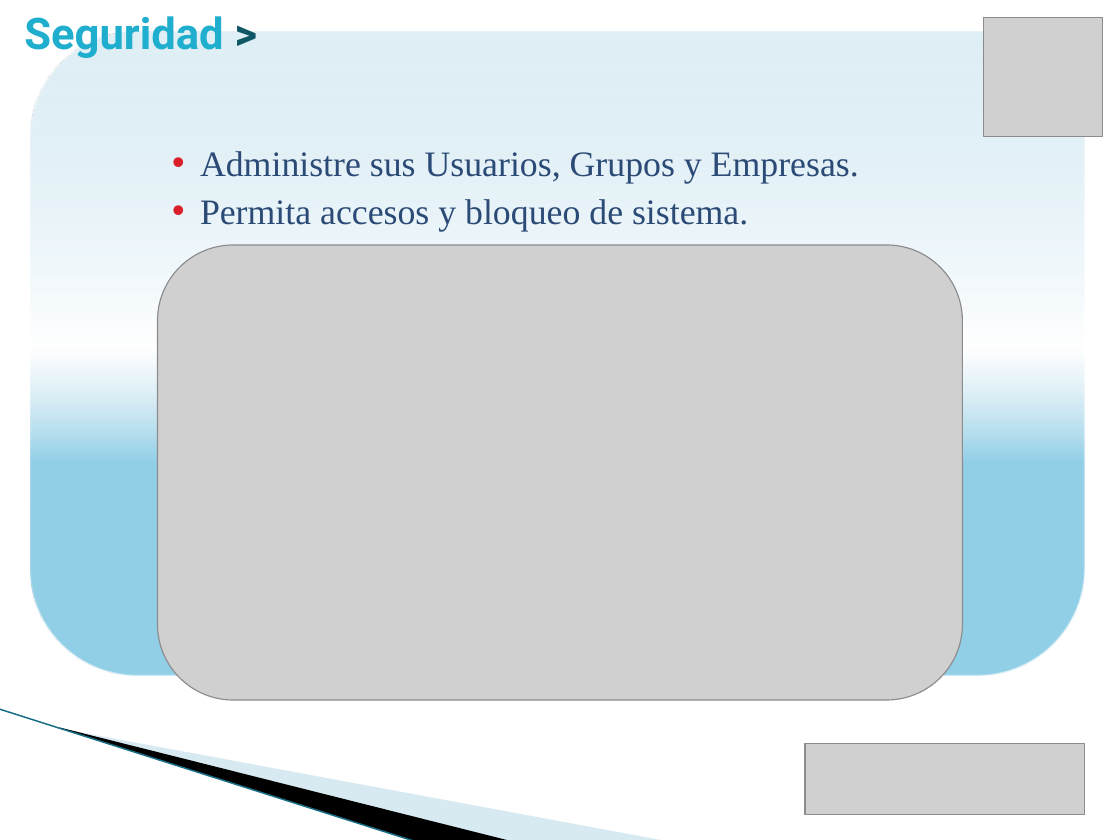
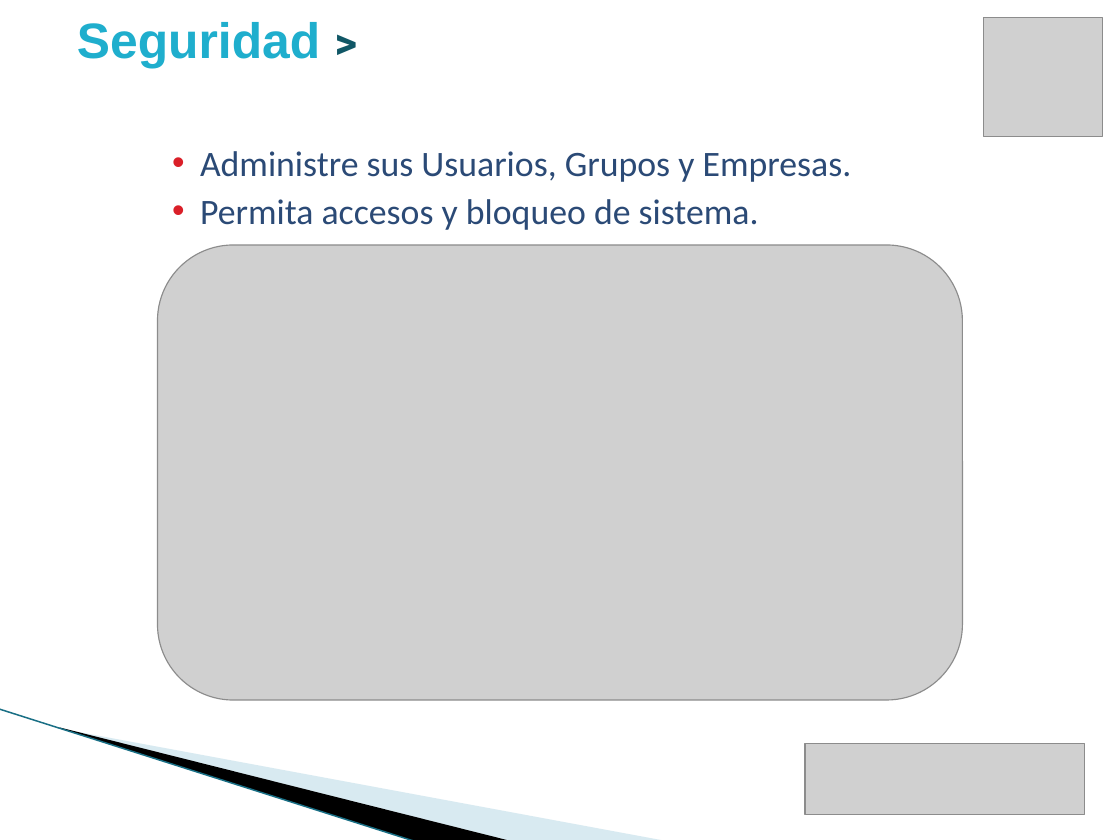
Before and after one commit to vicky1404/rev-ii, a slide deck: slide 23 of docs/comercial/brochure_2.pptx. Drawn at 1120x840 pixels with LibreOffice and Linux fonts; fonts in the diff are those of the drawing; grey boxes stand for pictures; background and template pictures are left out. Boxes give left, top, right and bottom in pixels: in the first picture for what was removed or moved away, otherwise in the second. Text is boxed around its words. In the diff, an @@ line names an element or a change of style, - is before the commit and + after.

```diff
--- a/docs/comercial/brochure_2.pptx
+++ b/docs/comercial/brochure_2.pptx
@@ text "Seguridad >": place and size @@
-text "Seguridad >" at [24,16,223,58]
+text "Seguridad >" at [77,22,320,69]
@@ text "Seguridad >" at [77,22,320,69]: size 28 to 32 pt, font Roboto to Arial @@
@@ rounded rectangle removed at [31,32,1085,676] @@
@@ text "Administre sus Usuarios, Grupos y ..." at [200,151,852,230]: font Times New Roman to Calibri @@
```
Also in this commit, not shown: 23 other slides changed, 1 slide added.
